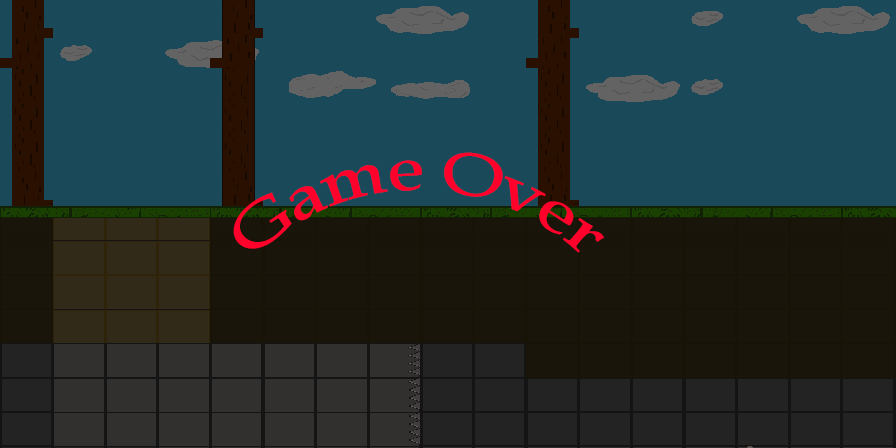
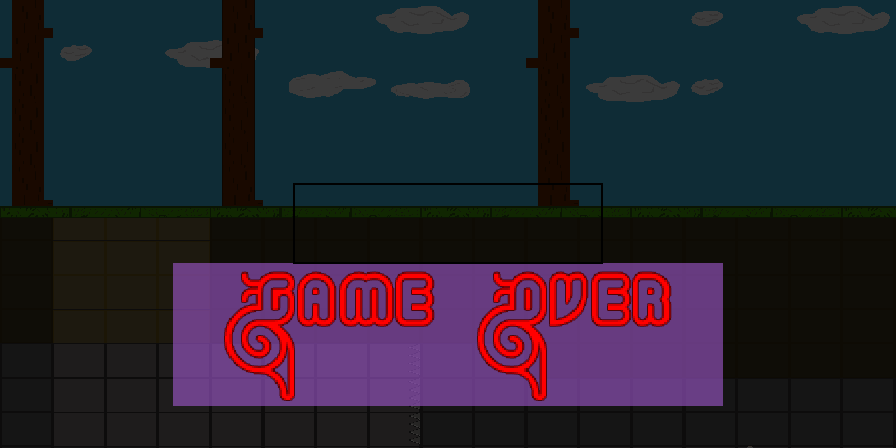
The second 896 × 448 image is a revision of the first. Changes to its layers:
added group "Game Over" (1st of 2) with 3 layers above "Calque 3" over [173, 183, 723, 406]
moved "Game Over" (2nd of 2, in "Game Over") into group "Game Over", painted on it over [225, 152, 671, 400]
added layer "Rectangle 2" in group "Game Over" over [293, 183, 603, 264]
"Calque 2": opacity 61% → 60%, moved it into group "Game Over", painted on it over [0, 0, 896, 448]
added layer "Calque 3" (77%) above "Calque 1" over [0, 0, 896, 448]
